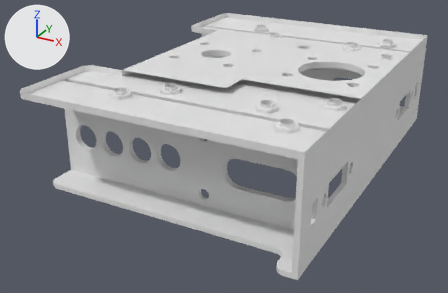
One commit to the Blender file pre/008.blend: the scene before it, then after it.
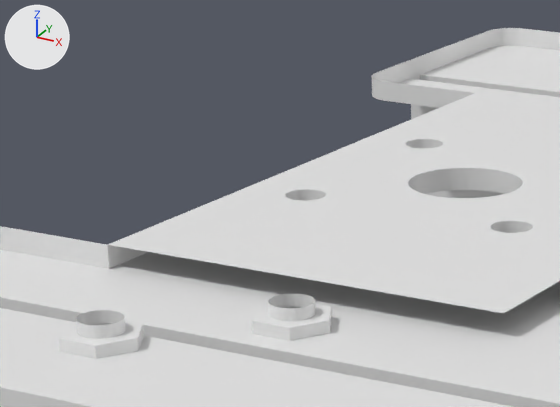
Each version is shown whole from a camera (50 mm lens) standing at (43.3, -174.6, 87.5) and looking at (-47.8, -8.9, 4.6), then close up on the part from 21% to 54% of the width and 2% to 38% of the height. Lighting does not change. The marker at upper left points along +X, +Y and +Z.

In view in the first close-up: 'frame'.
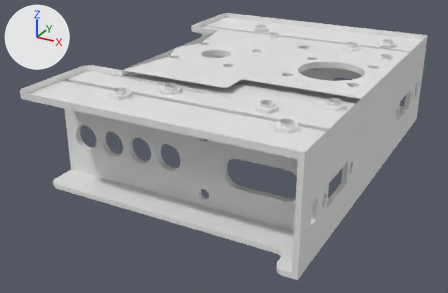
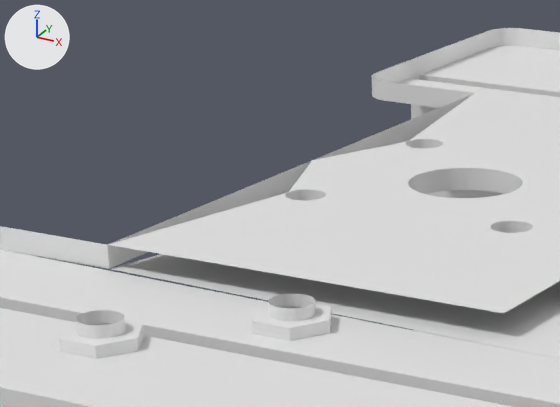
Diff of the bpy script that builds the scene:
```diff
--- a/pre/008.blend.py
+++ b/pre/008.blend.py
@@ me_frame @@
 # used by ob_frame; location = (-54.2, 0.0, 30.5); scale = (6.25, 6.25, 1.0)
-me_frame.from_pydata(...)  # 1436 vertices, 2208 faces; spans x -4.9..8.7, y -9.6..0.0, z -30.5..2.5
+me_frame.from_pydata(...)  # 3323 vertices, 3675 faces; spans x -4.9..8.7, y -9.6..0.0, z -30.5..2.5
+# me_frame part 1: 14 vertices removed from x -4.4..-2.8, y -4.8..0.0, z 0.5..2.5; 1901 vertices added at x -4.9..8.7, y -9.6..0.0, z -30.5..2.5
```

Boxes (x1, y1, x2, y2) around the edits, measured in the close-ups (560 x 407 px):
part 1 of me_frame, built on
    before: (0, 82, 475, 269)
    after: (0, 29, 560, 407)
